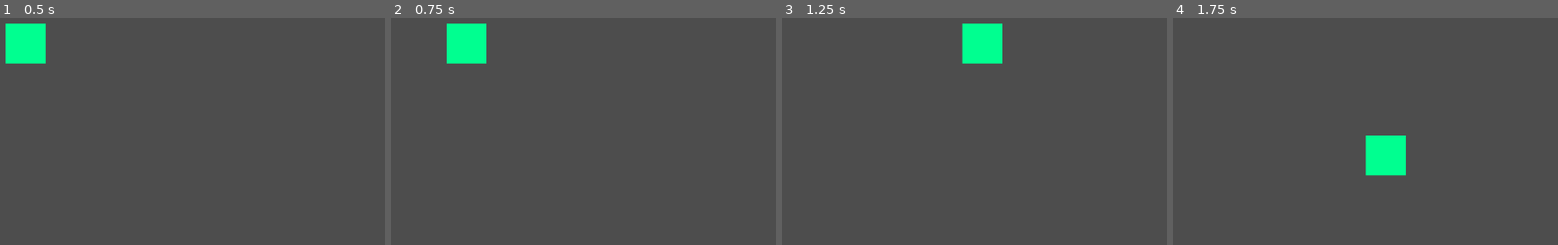
Above: before the commit, frames 1-4 (left to right).
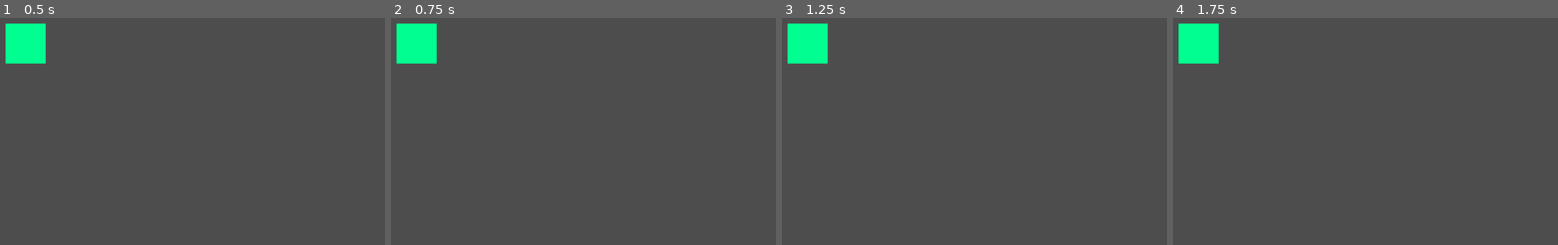
Above: after the commit, the same moments.

Repository: Rubytomatoboss/HOTD
Game: Godot game, scene res://node.tscn
Two runs of this game, one before a commit and one after it. Both use one fixed random seed, a clock stepped at 60 frames per second and the inputs below.
Inputs:
- Up to frame 1 (0.5 s): no input
- Up to frame 2 (0.75 s): tap Enter at 0.5 s; hold D (MoveRight) from 0.53 s (still down)
- Up to frame 3 (1.25 s): keep holding D (MoveRight)
- Up to frame 4 (1.75 s): release D (MoveRight) at 1.28 s; hold S (MoveDown) from 1.28 s (still down)

Frame 1 is identical in both runs. In frame 2, 3.7% of the frame differs, in the area x 1-25%, y 2-21%; in frame 3, 3.7%, in the area x 1-58%, y 2-21%; in frame 4, 3.7%.

Commit message:
Удалил управление перса
Прошлое управнление было неправильным

Diff:
--- a/node.tscn
+++ b/node.tscn
@@ -5,5 +5,6 @@
 [node name="World" type="Node2D"]
 
 [node name="Player" parent="." instance=ExtResource("1_6qkpd")]
+script = null
 
 [node name="Camera2D" type="Camera2D" parent="."]
--- a/scripts/player.gd
+++ b/scripts/player.gd
@@ -1,11 +1,3 @@
 extends CharacterBody2D
 
 @export var speed = 400
-
-func get_input():
-	var input_direction = Input.get_vector("MoveLeft", "MoveRight", "MoveUp", "MoveDown")
-	velocity = input_direction * speed
-
-func _physics_process(delta):
-	get_input()
-	move_and_slide()
